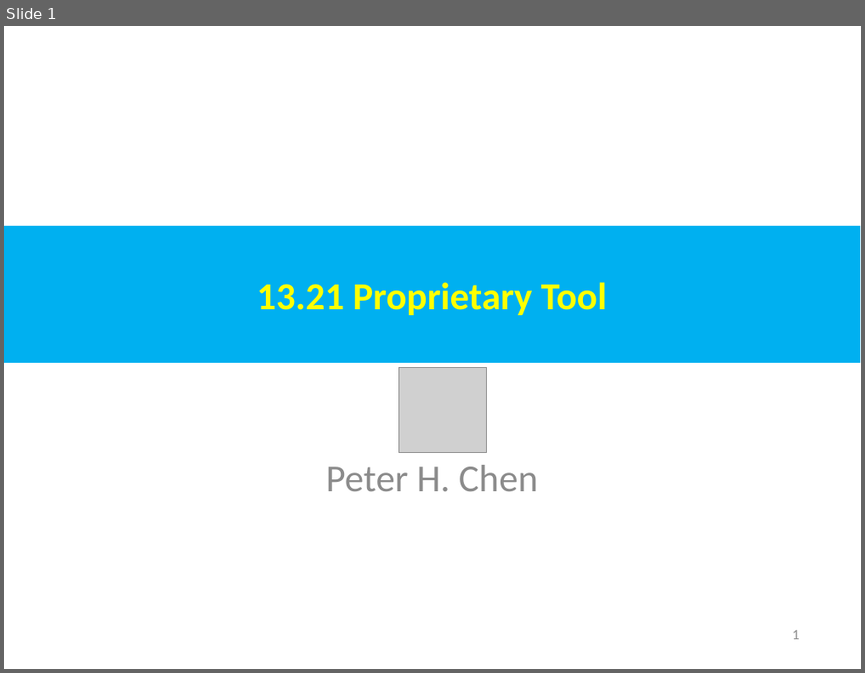
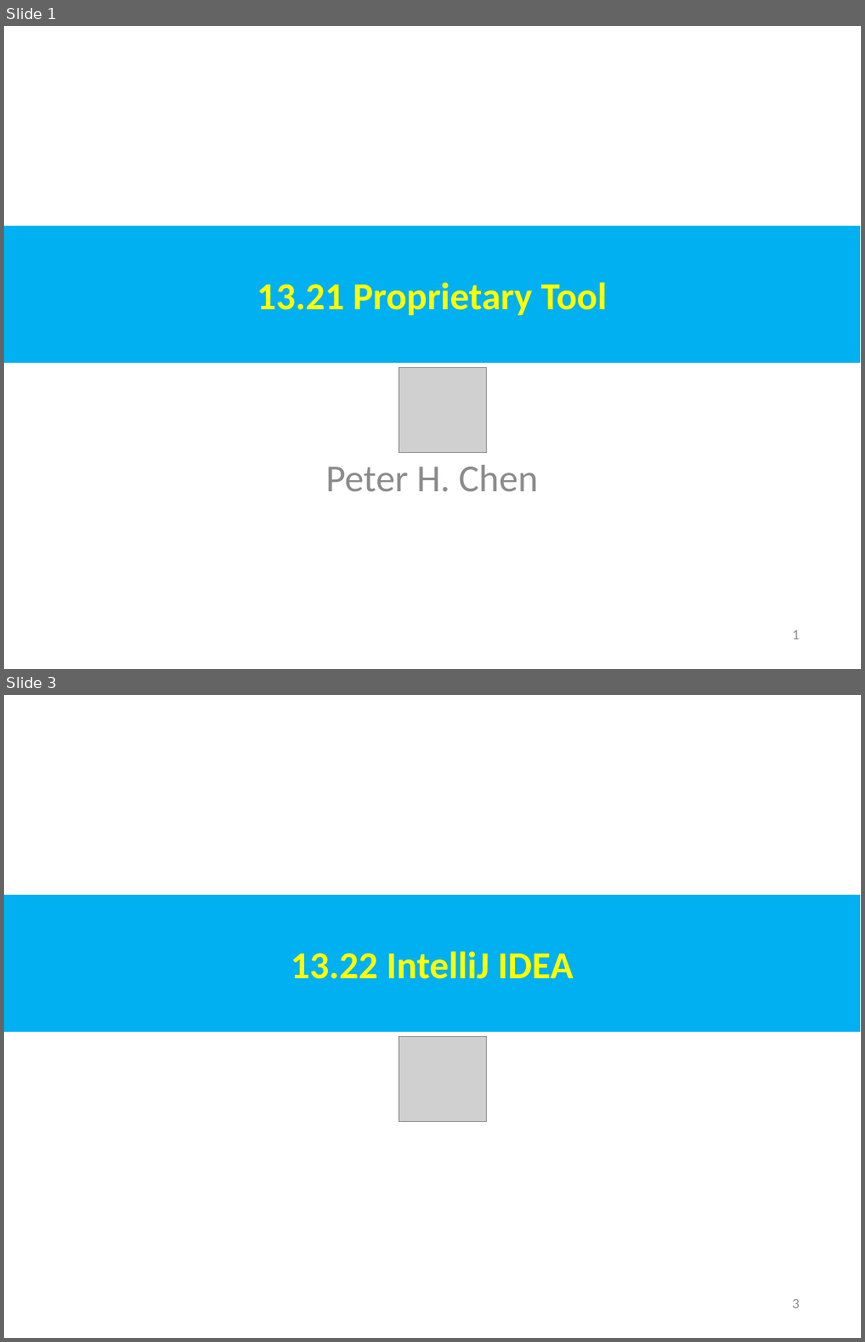
Before and after one commit to peterhchen/AIU_CS800_Chisel, a slide deck: 500_Chisel_Conf/013_FPGA/000_Video/013.21_30_Tool.ppt. Shown one above the other, each under a label of ours: slide 1 before the commit, slides 1 and 3 after it; the slides between them are not shown. The pictures are 865x673 and 865x1342 pixels, drawn with LibreOffice and Linux fonts; fonts in the diff are those of the drawing; grey boxes stand for pictures. Boxes give left, top, right and bottom in pixels: in the first picture for what was removed or moved away, otherwise in the second. Text is boxed around its words. In the diff, an @@ line names an element or a change of style, - is before the commit and + after.

```diff
--- a/500_Chisel_Conf/013_FPGA/000_Video/013.21_30_Tool.ppt
+++ b/500_Chisel_Conf/013_FPGA/000_Video/013.21_30_Tool.ppt
@@ slide 3 added at [4, 695, 861, 1338], background #FFFFFF @@
@@ rectangle added at [4, 895, 860, 1032], fill #00B0F0, 32 pt, text #FFFF00, bold @@
+13.22 IntelliJ IDEA
@@ picture added at [399, 1037, 487, 1122] @@
@@ page number added at [792, 1299, 799, 1308], 12 pt, text #8B8B8B @@
+3
```
Also in this commit, not shown: 1 slide changed, 19 other slides added, 2 other files.
